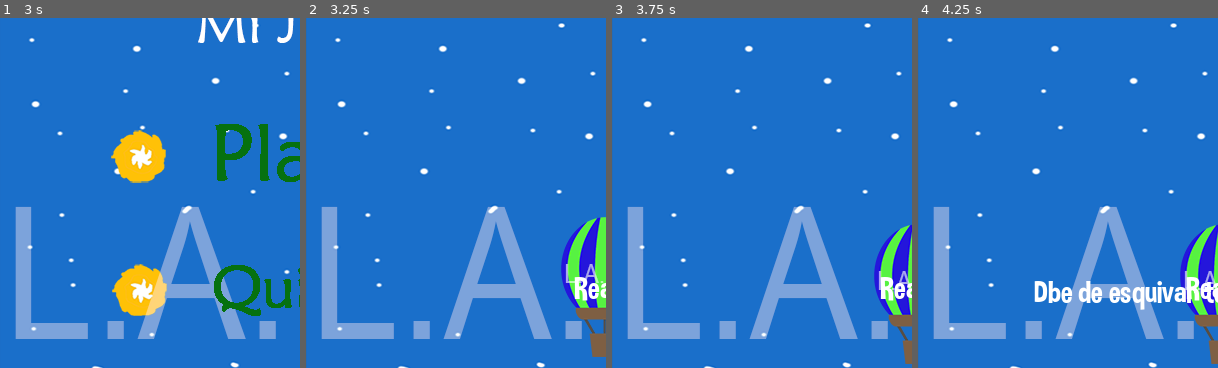
Above: before the commit, frames 1-4 (left to right).
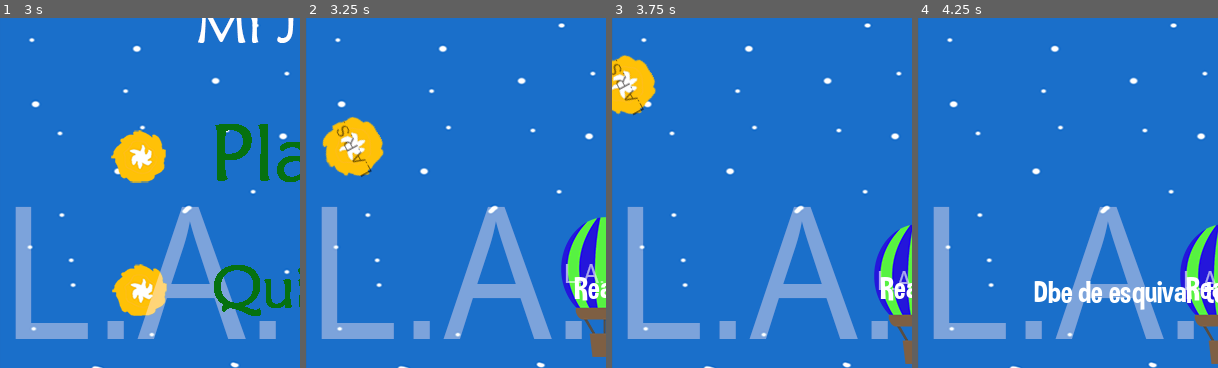
Above: after the commit, the same moments.

Repository: JorgeSaez1/Aereo-Globo
Game: Godot game, scene res://scenes/Escena_principal.tscn
The game is run twice, just before and just after one commit, with the same random seed, the same clock (stepped at 60 frames per second) and the same inputs.
Inputs (mouse positions are % of the whole screen's width and height, from its top left):
- Up to frame 1 (3 s): tap Enter at 0.5, 2 s; move the mouse to (72, 45) at 0.52 s; click (72, 45) at 0.67 s; tap Space at 1.25, 2.75 s; move the mouse to (30, 55) at 1.27 s; click (30, 55) at 1.42 s; move the mouse to (60, 28) at 2.02 s; click (60, 28) at 2.17 s; move the mouse to (45, 70) at 2.77 s; click (45, 70) at 2.92 s
- Up to frame 2 (3.25 s): no input
- Up to frame 3 (3.75 s): move the mouse to (80, 65) at 3.52 s; click (80, 65) at 3.67 s
- Up to frame 4 (4.25 s): no input
The pictures show only the part of the screen within x 0-50%, y 11-61%; the shares and areas given below are measured in that part.

Frame 1 is identical in both runs. In frame 2, 2.6% of the frame differs, in the area x 5-26%, y 28-46%; in frame 3, 2.0%; in frame 4, nothing differs.

Commit message:
pregreso bola

Diff:
--- a/scripts/Escena_principal.gd
+++ b/scripts/Escena_principal.gd
@@ -1,10 +1,21 @@
 extends Node
-var Bola = preload("res://scenes/Enemigo.tscn").instantiate()
+#var Bola = load("res://scenes/Enemigo.tscn").instantiate()
+var Bola = load("res://scenes/Enemigo.tscn")
+
+#var Bola = Scene.Enemigo()
 var Score = 0
 
 # Called when the node enters the scene tree for the first time.
 func _ready():
 	randomize()
+	$BolaCamino/BolaPosicion.set_progress(randi() )
+	var B = Bola.instantiate()
+	add_child(B)
+	var d = $BolaCamino/BolaPosicion.rotation + PI / 2
+	B.position = $BolaCamino/BolaPosicion.position
+	d += randf_range(-PI/4,PI/4)
+	B.rotation = d
+	B.set_linear_velocity(Vector2(randf_range(B.VelocidadMin,B.VelocidadMax), 0).rotated(d))
 
 
 
@@ -36,12 +47,12 @@
 	Score += 1
 	$Interfaz.Score(Score)
 
-func _on_bola_timer_timeout():
-	$BolaCamino/BolaPosicion.set_progress(randi() )
-	var B = Bola
+#func _on_bola_timer_timeout():
+#	$BolaCamino/BolaPosicion.set_progress(randi() )
+	#var B = Bola.instantiate()
 	#add_child(B)
-	var d = $BolaCamino/BolaPosicion.rotation + PI / 2
-	B.position = $BolaCamino/BolaPosicion.position
-	d += randf_range(-PI/4,PI/4)
-	B.rotation = d
-	B.set_linear_velocity(Vector2(randf_range(B.VelocidadMin,B.VelocidadMax), 0).rotated(d))
+#	var d = $BolaCamino/BolaPosicion.rotation + PI / 2
+#	B.position = $BolaCamino/BolaPosicion.position
+#	d += randf_range(-PI/4,PI/4)
+#	B.rotation = d
+#	B.set_linear_velocity(Vector2(randf_range(B.VelocidadMin,B.VelocidadMax), 0).rotated(d))
